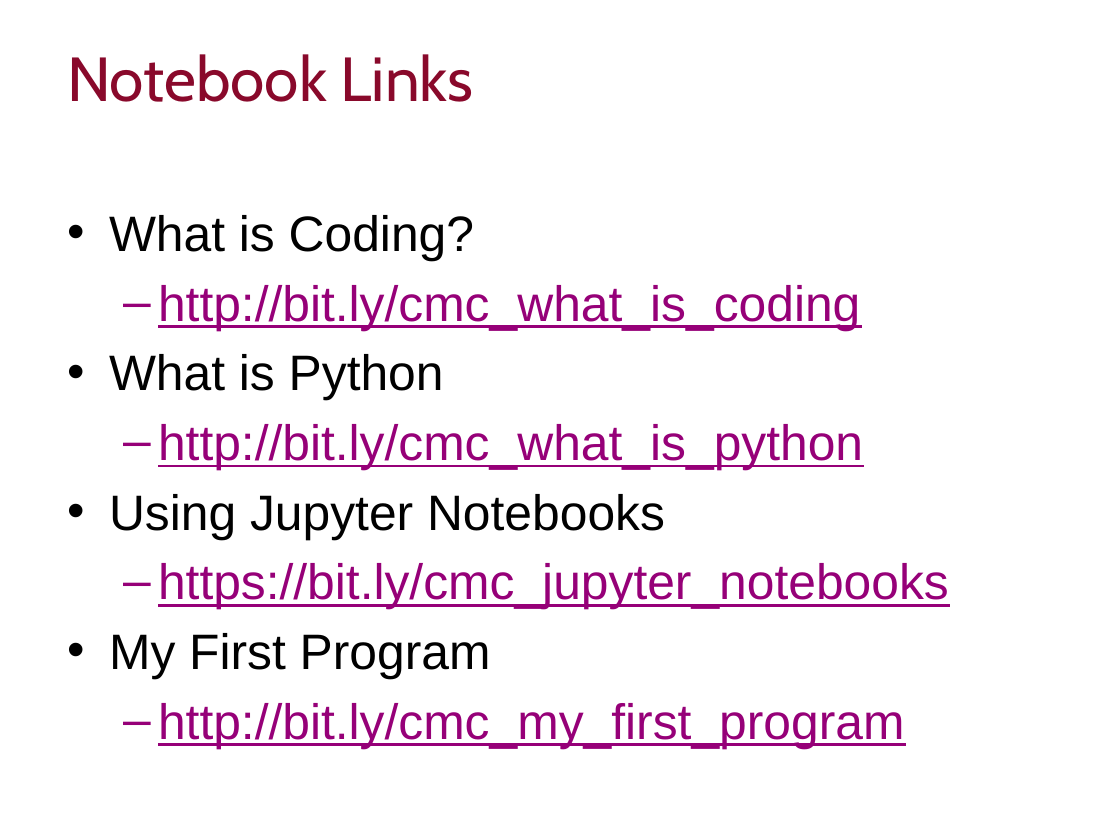
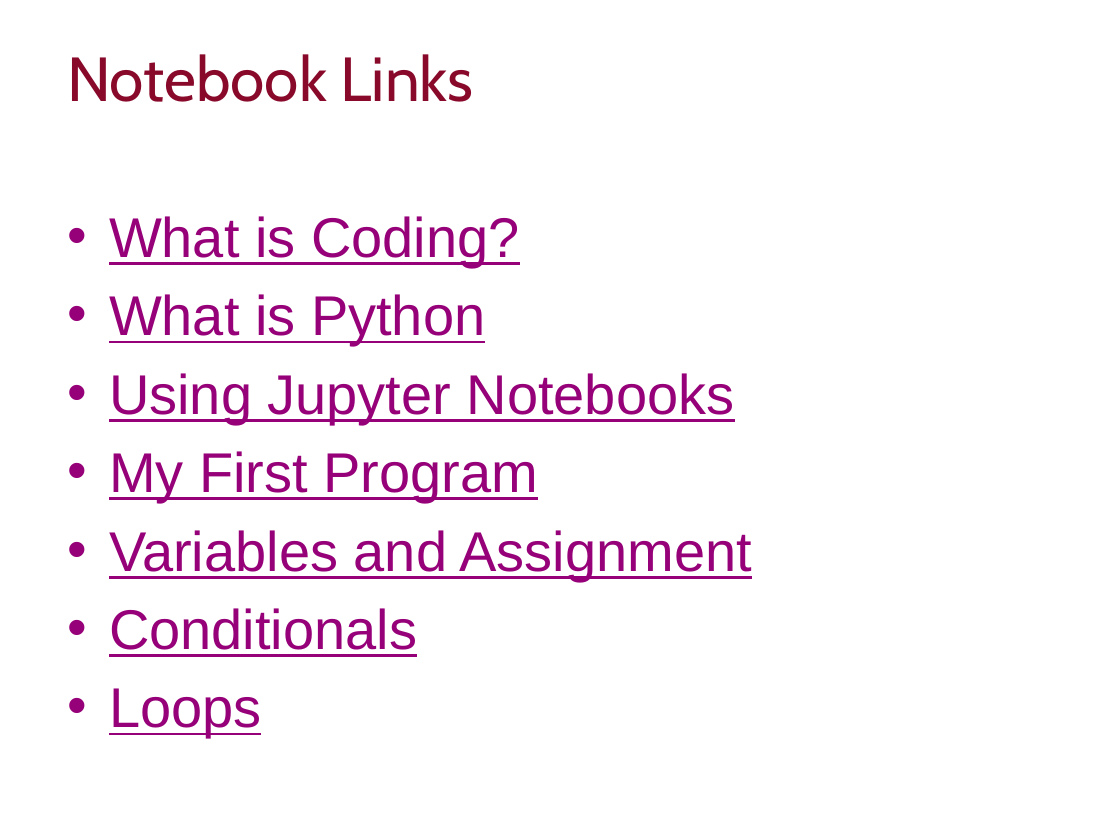
Before and after one commit to cmcooling/Introduction-to-Python, a slide deck: slide 3 of Intro to Python Slides.pptx. Drawn at 1120x840 pixels with LibreOffice and Linux fonts; fonts in the diff are those of the drawing; background and template pictures are left out. Boxes give left, top, right and bottom in pixels: in the first picture for what was removed or moved away, otherwise in the second. Text is boxed around its words. In the diff, an @@ line names an element or a change of style, - is before the commit and + after.

Commit message:
Notebook links updates

```diff
--- a/Intro to Python Slides.pptx
+++ b/Intro to Python Slides.pptx
@@ text at (109, 216, 735, 502): size 32 to 36 pt, text colour #000000 to #960078, underline on in "What is Coding?", "What is Python", "Using Jupyter Notebooks", "My First Program" @@
@@ text at (158, 285, 860, 331): paragraph removed @@
-  – http://bit.ly/cmc_what_is_coding
@@ text at (158, 424, 863, 470): paragraph removed @@
-  – http://bit.ly/cmc_what_is_python
@@ text at (109, 530, 752, 737): text changed; size 32 to 36 pt @@
-  – http://bit.ly/cmc_my_first_program
+• Variables and Assignment
+• Conditionals
+• Loops
@@ text at (158, 563, 949, 610): paragraph removed @@
-  – https://bit.ly/cmc_jupyter_notebooks
```
Also in this commit, not shown: 1 other slide changed, 1 slide removed.
